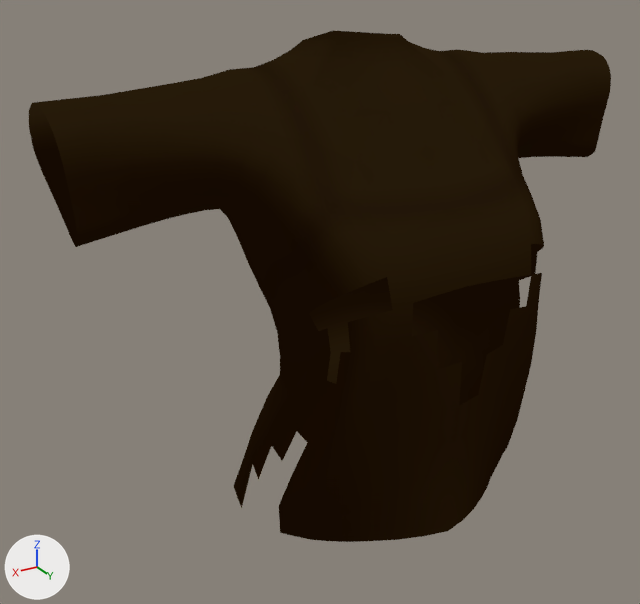
The glTF model parts/tops_casual_blouse_female_1.glb as it was, and as the next commit left it.
Camera for both pictures: a camera (50 mm lens) standing at (0.418, 0.609, 1.403) and looking at (0.045, -0.012, 1.092). Arrows for +X, +Y and +Z are at lower left; the lights stay in place. The first picture is the older version. Vertices at exactly the same position are counted once.

Objects in the first picture: 'shirt_quads'.
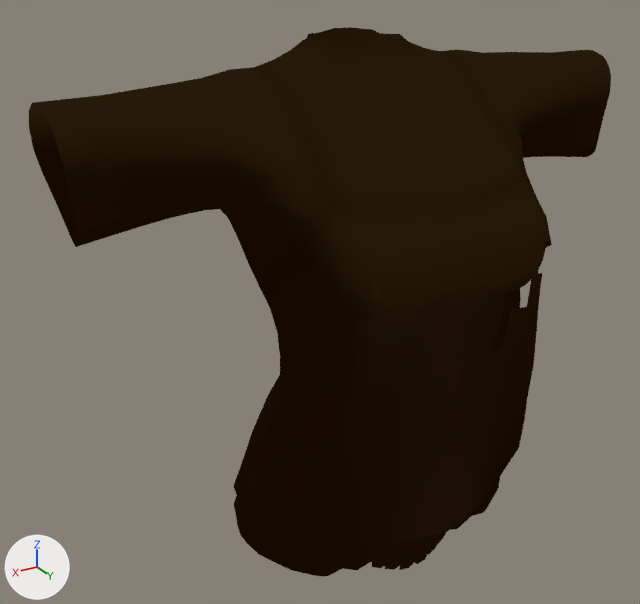
Edits to the bpy script that builds the scene:
```text
Change me_mesh_001:
    used by ob_shirt_quads; location = (0.0, 0.0, 0.0)
    remove me_mesh_001.from_pydata(...)  # 1067 vertices, 1956 faces; spans x -0.269..0.269, y -0.088..0.131, z 0.909..1.318
    add me_mesh_001.from_pydata(...)  # 1923 vertices, 3323 faces; spans x -0.269..0.269, y -0.098..0.136, z 0.847..1.318
    me_mesh_001 part 1: a new loose piece of 638 vertices spanning x -0.139..0.139, y -0.089..0.129, z 0.847..1.195, in mat_default_fabric_40085874
    me_mesh_001 part 2: a new loose piece of 143 vertices spanning x -0.07..0.07, y -0.067..0.051, z 1.267..1.318, in mat_default_fabric_40085874
    me_mesh_001 part 3: 286 vertices moved from x -0.133..0.131, y -0.076..0.131, z 0.91..1.318 to x -0.14..0.134, y -0.098..0.136, z 0.909..1.318; 6 vertices removed from x -0.134..0.124, y -0.031..0.128, z 0.911..1.189; 21 vertices added at x -0.138..0.13, y -0.033..0.135, z 0.912..1.289
    other edits to the shape of me_mesh_001 do not show in these pictures
```

What differs and where, as boxes [x1, y1, x2, y2] in the pictures (640 x 604 px; the box of a moved part takes in the faces that stretch with it):
'shirt_quads', reshaped (8% taller): before [29, 31, 611, 542]; after [29, 27, 611, 577]
part 1 of me_mesh_001, added: after [234, 241, 546, 577]
part 2 of me_mesh_001, added: after [306, 27, 387, 40]
part 3 of me_mesh_001, moved or reshaped: before [232, 37, 544, 542]; after [232, 37, 552, 548]
